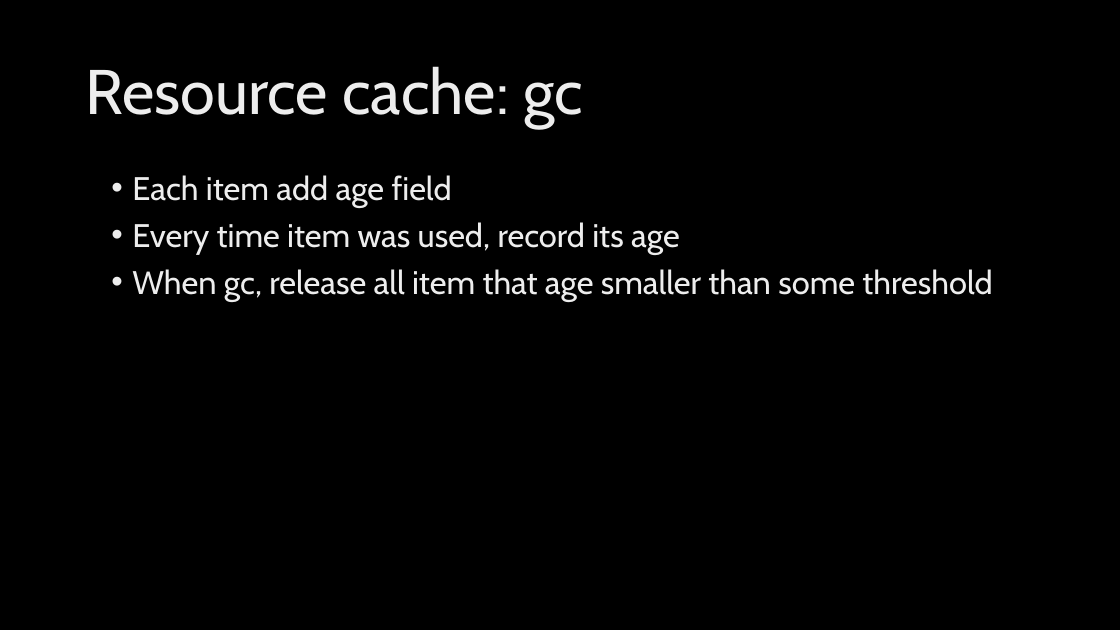
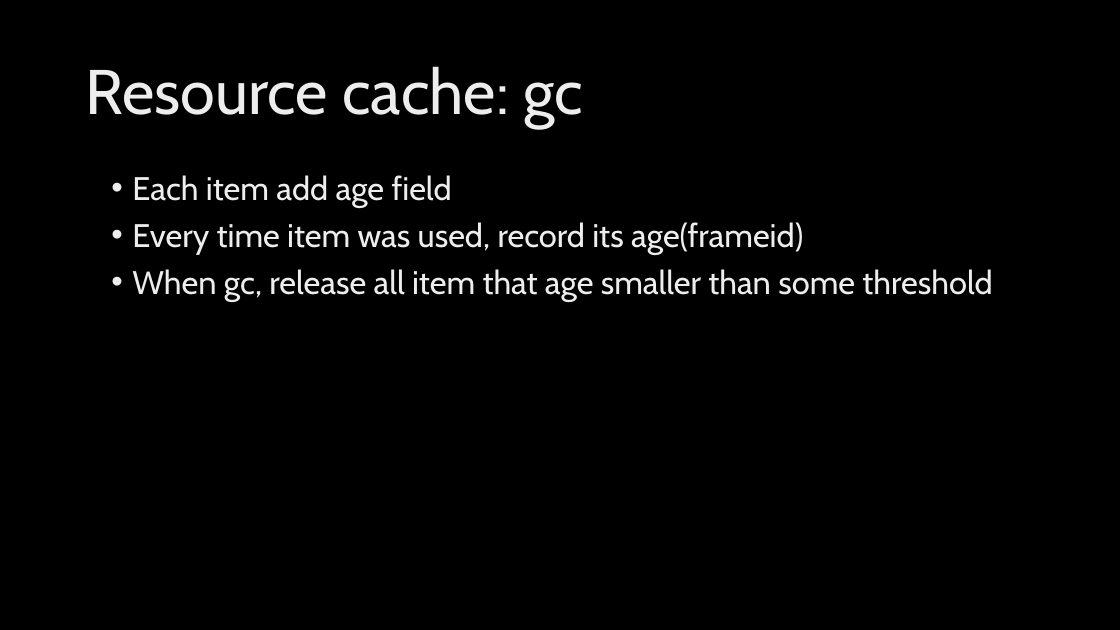
Before and after one commit to AndrewChan2022/ppt, a slide deck: slide 8 of Filament frame graph introduction.pptx. Drawn at 1120x630 pixels with LibreOffice and Linux fonts; fonts in the diff are those of the drawing; background and template pictures are left out. Boxes give left, top, right and bottom in pixels: in the first picture for what was removed or moved away, otherwise in the second. Text is boxed around its words. In the diff, an @@ line names an element or a change of style, - is before the commit and + after.

```diff
--- a/Filament frame graph introduction.pptx
+++ b/Filament frame graph introduction.pptx
@@ text at (132,222,803,255): text changed @@
-• Every time item was used, record its age
+• Every time item was used, record its age(frameid)
```
Also in this commit, not shown: 3 other slides changed, 2 slides added.
